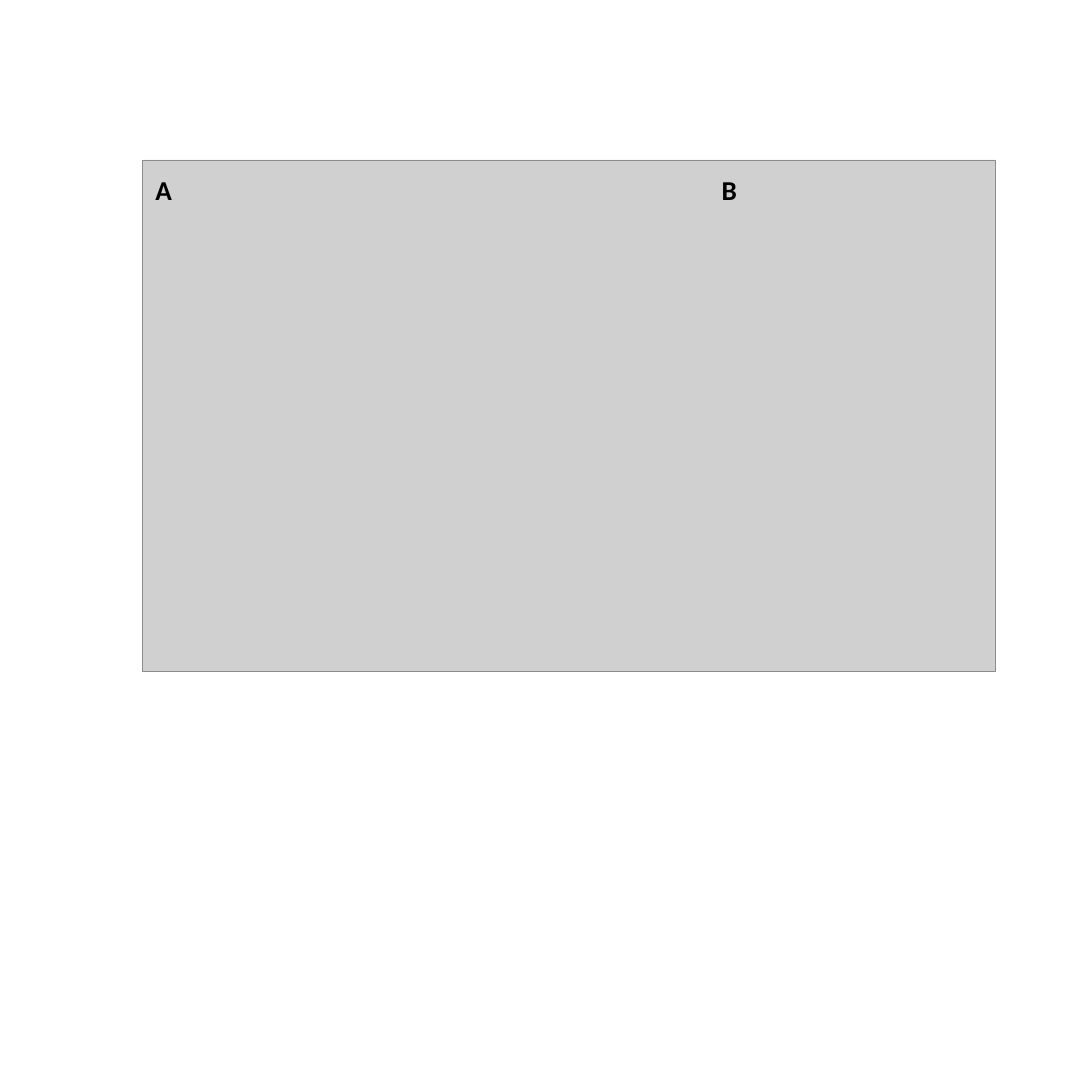
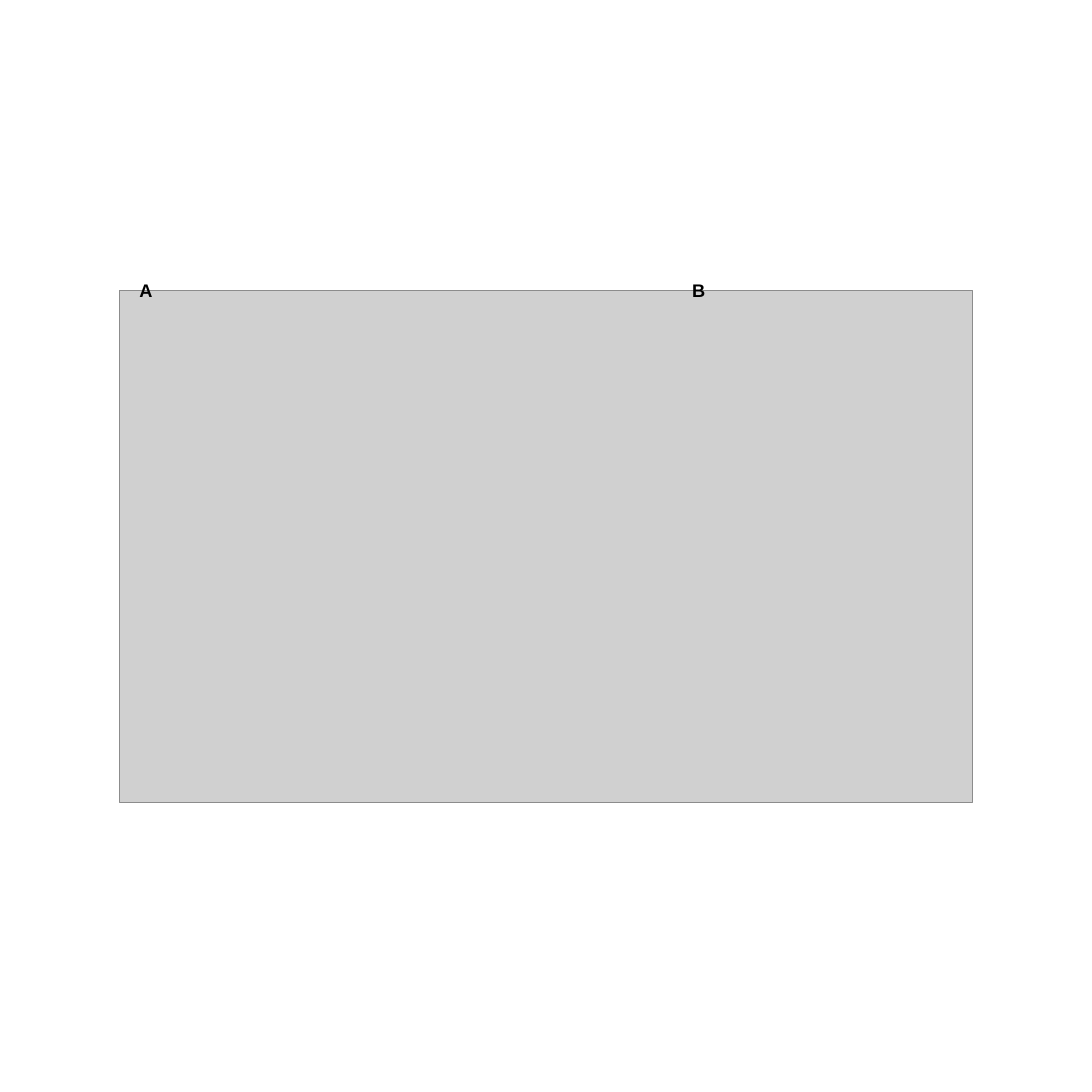
Before and after one commit to jon-mah/demo_for_ccgb, a slide deck: slide 1 of Summary/figures.pptx (slide 2 before the commit). Drawn at 1092x1092 pixels with LibreOffice and Linux fonts; fonts in the diff are those of the drawing; grey boxes stand for pictures. Boxes give left, top, right and bottom in pixels: in the first picture for what was removed or moved away, otherwise in the second. Text is boxed around its words. In the diff, an @@ line names an element or a change of style, - is before the commit and + after.

```diff
--- a/Summary/figures.pptx
+++ b/Summary/figures.pptx
@@ picture: place and size @@
-picture at bbox=[143, 160, 996, 672]
+picture at bbox=[120, 290, 973, 802]
@@ text "A": place and size @@
-text "A" at bbox=[155, 182, 172, 200]
+text "A" at bbox=[139, 283, 152, 297]
@@ text "A" at bbox=[139, 283, 152, 297]: size 36 to 24 pt, font Calibri to Arial @@
@@ text "B" at bbox=[692, 283, 705, 297]: size 36 to 24 pt, font Calibri to Arial @@
@@ text "B": place and size @@
-text "B" at bbox=[722, 182, 737, 200]
+text "B" at bbox=[692, 283, 705, 297]
```
Also in this commit, not shown: 1 other slide changed, 5 slides added, 1 slide removed, 40 other files.
